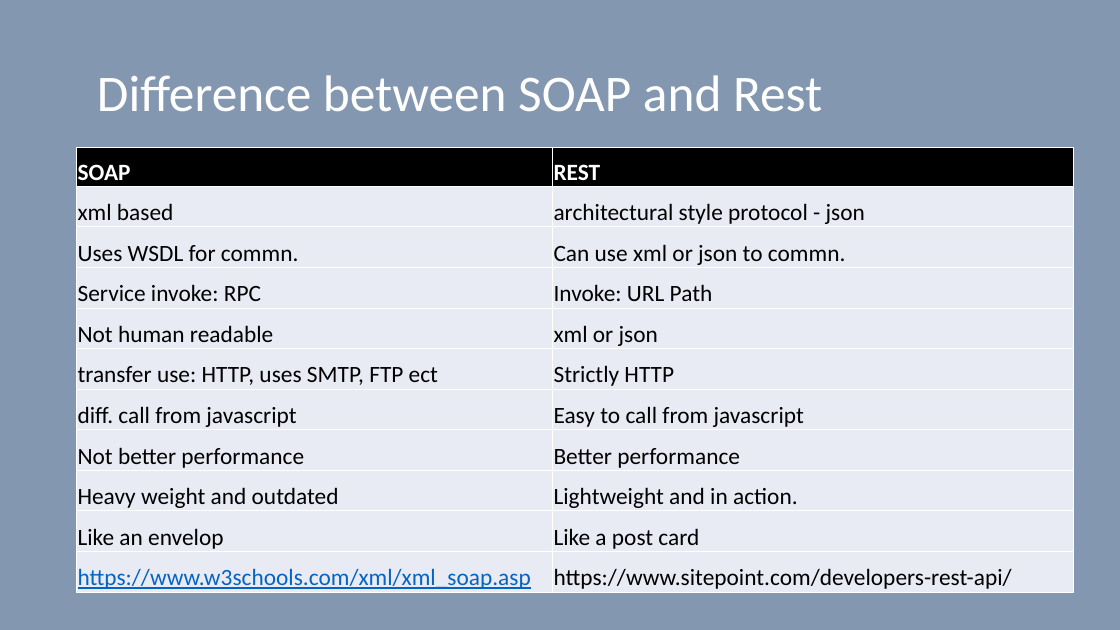
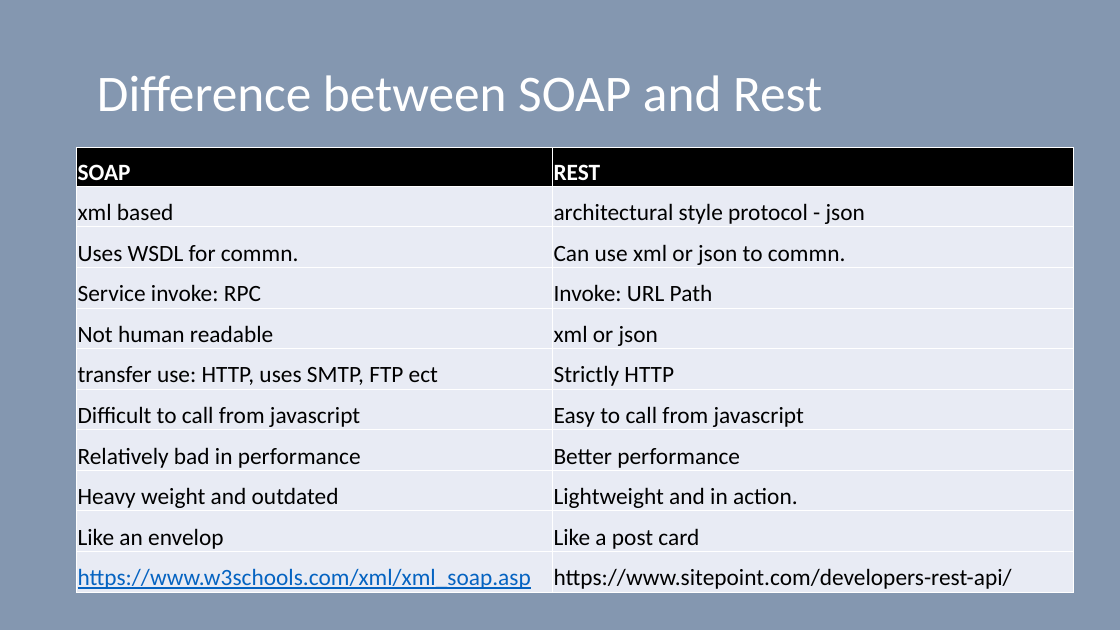
Before and after one commit to vilasvarghese/microservices, a slide deck: slide 4 of training/day1/1MicroservicesDay1.pptx (slide 6 before the commit). Drawn at 1120x630 pixels with LibreOffice and Linux fonts; fonts in the diff are those of the drawing. Boxes give left, top, right and bottom in pixels: in the first picture for what was removed or moved away, otherwise in the second. Text is boxed around its words. In the diff, an @@ line names an element or a change of style, - is before the commit and + after.

```diff
--- a/training/day1/1MicroservicesDay1.pptx
+++ b/training/day1/1MicroservicesDay1.pptx
@@ table at (x1=77, y1=148, x2=1075, y2=593) @@
-row 7, column 1: diff. call from javascript
+row 7, column 1: Difficult to call from javascript
-row 8, column 1: Not better performance
+row 8, column 1: Relatively bad in performance
```
Also in this commit, not shown: 5 other slides changed, 2 slides removed, 31 other files.
